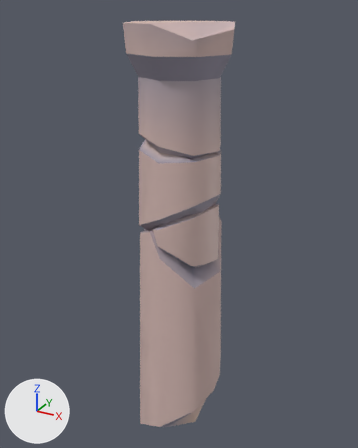
A saved change to the glTF model Project/area/4 levitated ruin/object/model/platform/RoundPillarPieces.gltf.
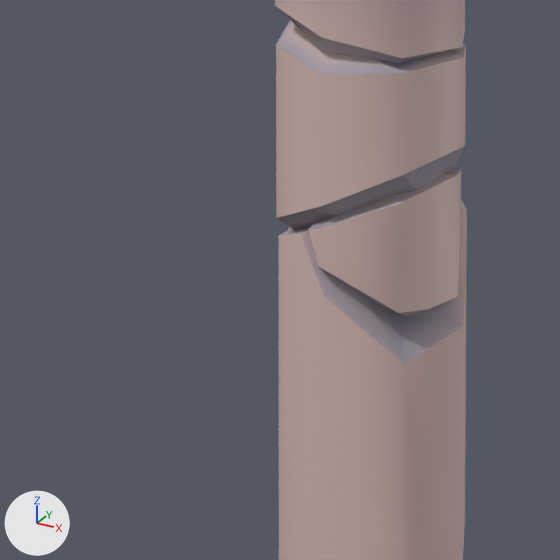
Each version appears first whole from a camera (50 mm lens) standing at (2.96, -5.41, 7.39) and looking at (-0.1, 0.15, 4.61), and next in a close-up on the part from 5% to 73% of the width and 29% to 83% of the height. The lights are fixed; the arrows at lower left show +X, +Y and +Z. Vertices at the same position are counted once.

Objects in the first close-up: 'RoundPillarPiece1Mesh', 'RoundPillarPiece2Mesh', 'RoundPillarPiece3Mesh', 'RoundPillarPiece4Mesh'.
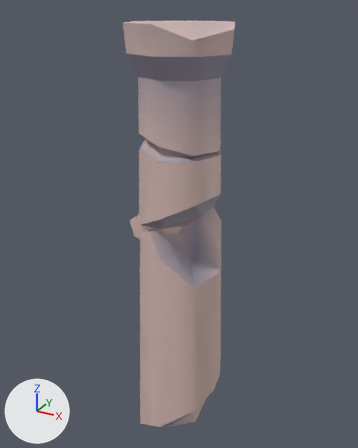
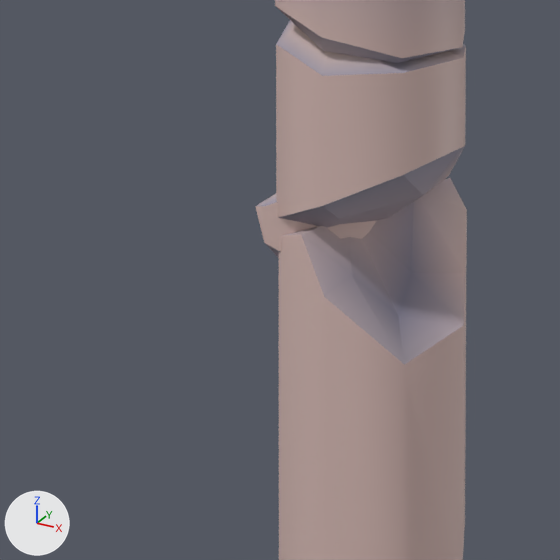
The newer file is also turned or shifted as a whole; pictures and numbers use the older file's frame.

Scene script edits in JSON lines:
```json
{"block": "me_roundpillarpiece3mesh", "where": "me_roundpillarpiece3mesh.from_pydata(...)  # 16 vertices, 28 faces; spans x -0.348..0.348, y -0.509..0.509, z -0.461..0.461"}
{"block": "me_roundpillarpiece3mesh", "where": "# used by ob_roundpillarpiece3mesh; location = (0.216, -0.058, 4.588)"}
{"block": "me_roundpillarpiece3mesh", "change": "me_roundpillarpiece3mesh part 1: the whole mesh is moved by (-0.432, 0.116, 0.0)"}
```

Changed parts and their boxes (x1, y1, x2, y2) in the close-ups (560 x 560 px):
```json
{"object": "RoundPillarPiece3Mesh", "change": "mesh moved", "before": [308, 168, 461, 315], "after": [255, 194, 376, 258]}
```
